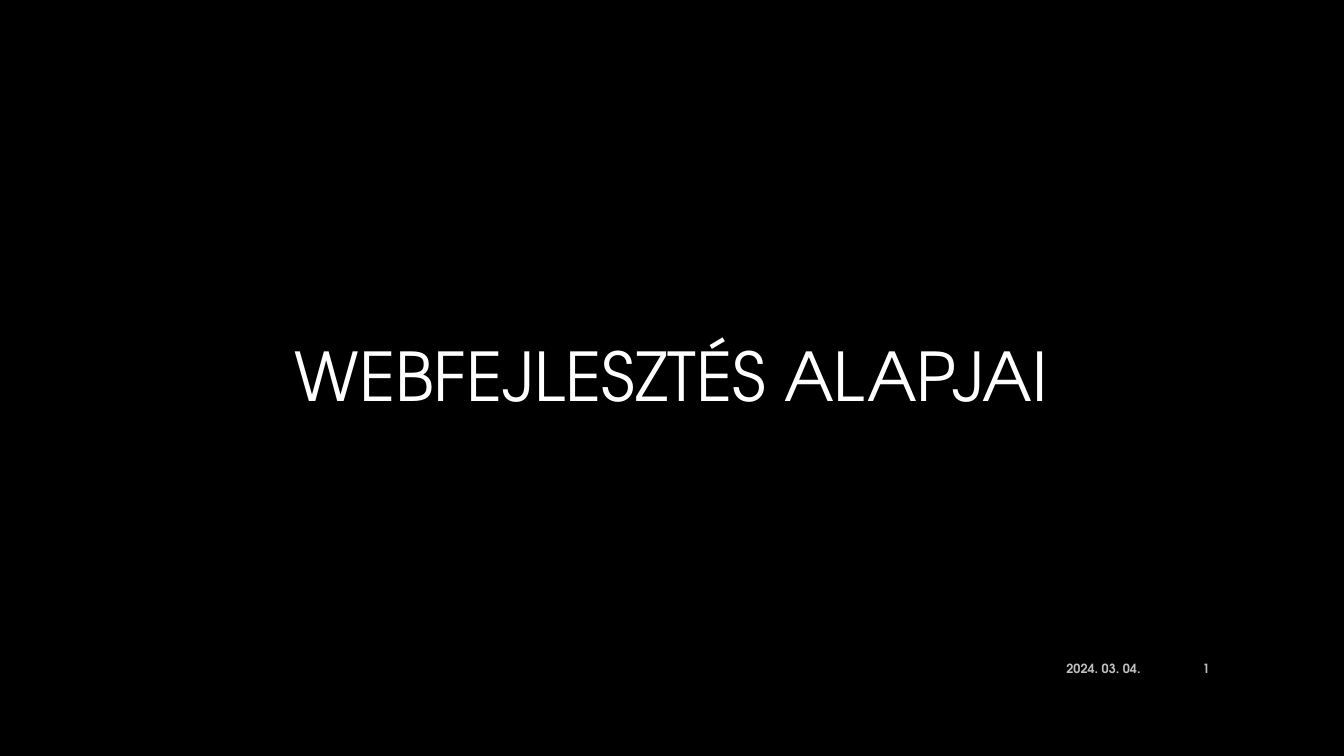
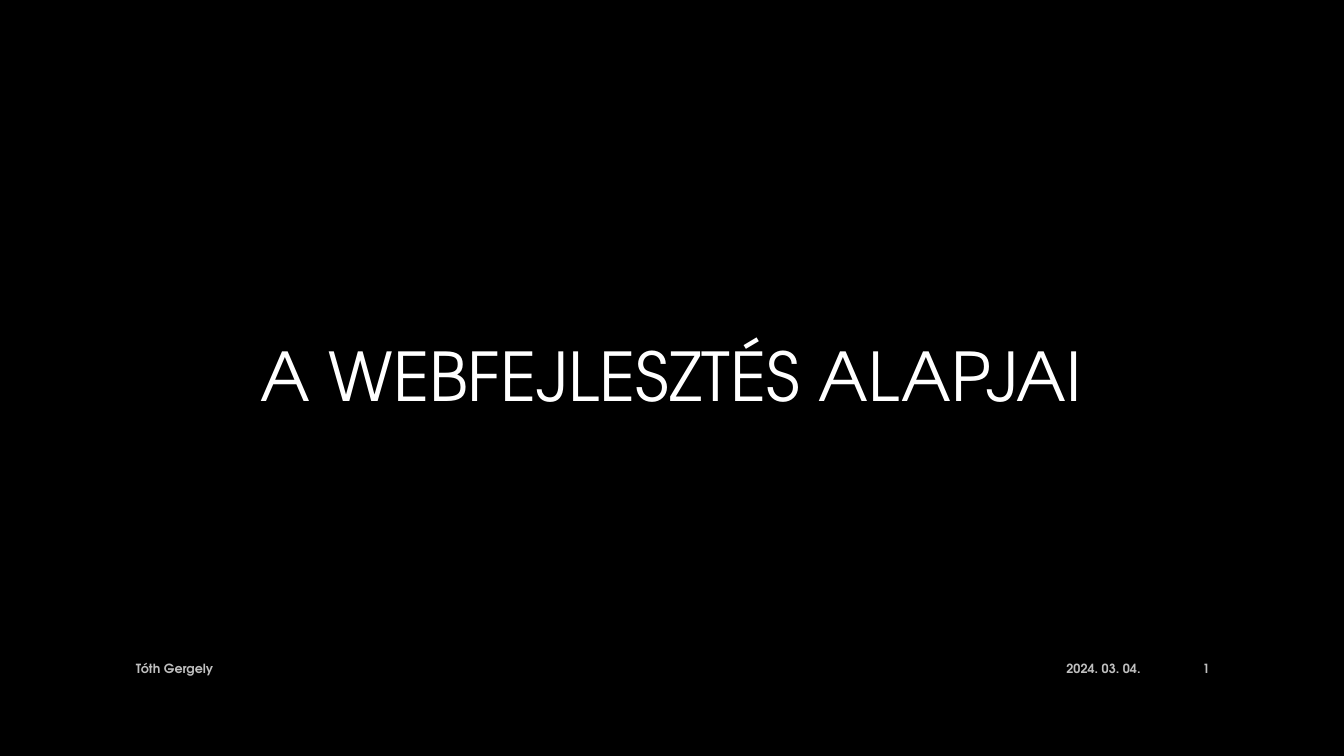
Before and after one commit to gereyl/html-portfolio, a slide deck: slide 1 of Eloadas.pptx. Drawn at 1344x756 pixels with LibreOffice and Linux fonts; fonts in the diff are those of the drawing; background and template pictures are left out. Boxes give left, top, right and bottom in pixels: in the first picture for what was removed or moved away, otherwise in the second. Text is boxed around its words. In the diff, an @@ line names an element or a change of style, - is before the commit and + after.

```diff
--- a/Eloadas.pptx
+++ b/Eloadas.pptx
@@ title at (x1=260, y1=337, x2=1081, y2=402): text changed @@
-WEBFEJLESZTÉS ALAPJAI
+A WEBFEJLESZTÉS ALAPJAI
@@ text added at (x1=136, y1=663, x2=213, y2=676), 9 pt, text #BFBFBF, bold @@
+Tóth Gergely
```
Also in this commit, not shown: 8 other slides changed, 3 slides added, 1 other file.
